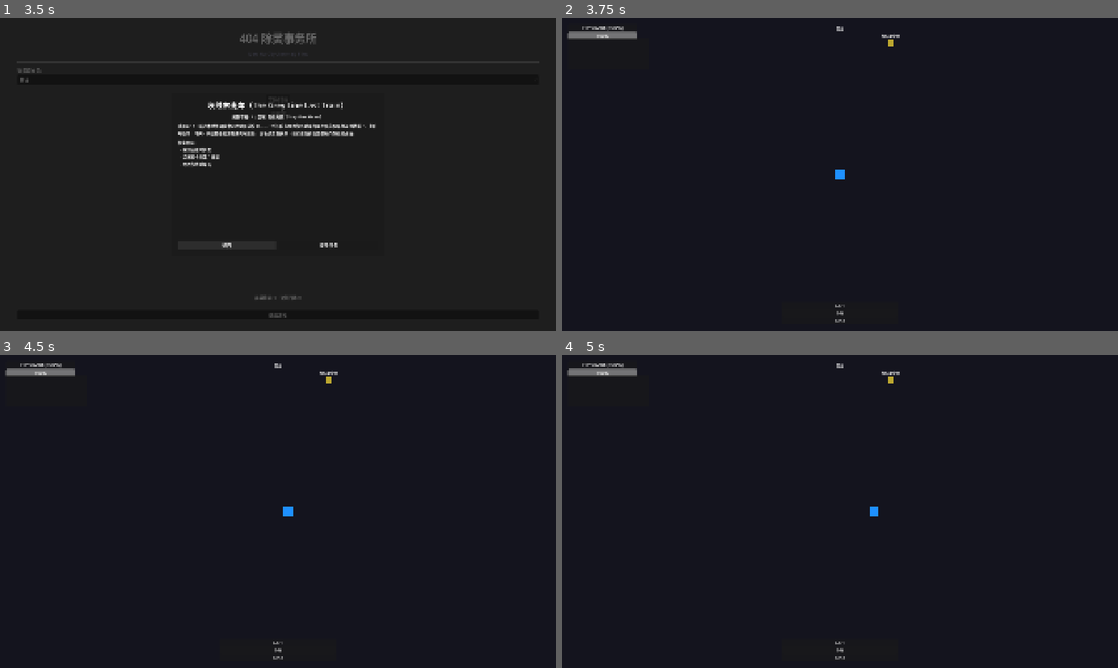
Above: before the commit, frames 1-4 (two rows, left to right).
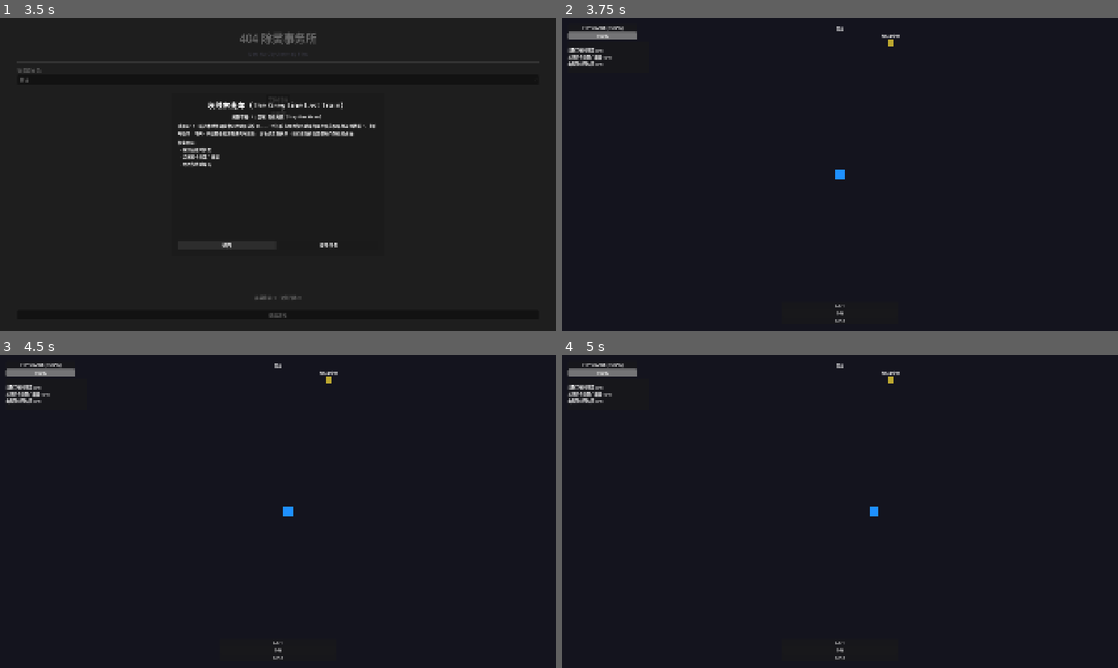
Above: after the commit, the same moments.

Repository: thefoolsparkle-oss/404_exorcism_agency
Game: Godot game, scene res://scenes/office/office_main.tscn
Same seed, same stepped clock (60 frames per second), same inputs: the game is played once before the commit and once after it.
Inputs (mouse positions are in pixels of both pictures, inside the frame that each line leads up to):
- Up to frame 1 (3.5 s): click "林锦" at 0.5 s; click "案件终端" at 1.25 s; click "档案库" at 2 s; click "返回" at 2.75 s
- Up to frame 2 (3.75 s): click "接受任务" at 3.5 s
- Up to frame 3 (4.5 s): tap Enter at 4.25 s; move the mouse to (400, 495) at 4.27 s; hold D (move_right) from 4.28 s (still down); hold E (interact) from 4.28 s (still down); click (400, 495) at 4.42 s
- Up to frame 4 (5 s): keep holding D (move_right); keep holding E (interact)

Frame 1 is identical in both runs. In frame 2, 0.3% of the frame differs, in the area x 0-14%, y 6-16%; in frame 3, 0.3%; in frame 4, 0.3%.

Commit message:
Fix: unhandled_input for Escape, objectives refresh on combat_started (after tracker init), moved down 10px

Diff:
--- a/game/scenes/ui/hud.tscn
+++ b/game/scenes/ui/hud.tscn
@@ -99,9 +99,9 @@
 anchor_right = 0.0
 anchor_bottom = 0.0
 offset_left = 20.0
-offset_top = 70.0
+offset_top = 80.0
 offset_right = 300.0
-offset_bottom = 180.0
+offset_bottom = 190.0
 
 [node name="objectives_label" type="Label" parent="objectives_panel"]
 layout_mode = 2
--- a/game/scripts/combat/combat.gd
+++ b/game/scripts/combat/combat.gd
@@ -12,7 +12,7 @@
 	EventBus.experience_dropped.connect(_on_experience_dropped)
 	EventBus.combat_started.emit()
 
-func _input(event: InputEvent) -> void:
+func _unhandled_input(event: InputEvent) -> void:
 	if event is InputEventKey and event.keycode == KEY_ESCAPE and event.pressed:
 		_show_pause_menu()
 
--- a/game/scripts/ui/hud_controller.gd
+++ b/game/scripts/ui/hud_controller.gd
@@ -35,6 +35,7 @@
 	boss_hp.visible = false
 	for child in skill_icons.get_children():
 		child.queue_free()
+	_refresh_objectives()
 
 func _process(_delta: float) -> void:
 	if GameManager.current_state == GameManager.GameState.COMBAT_ACTIVE:
